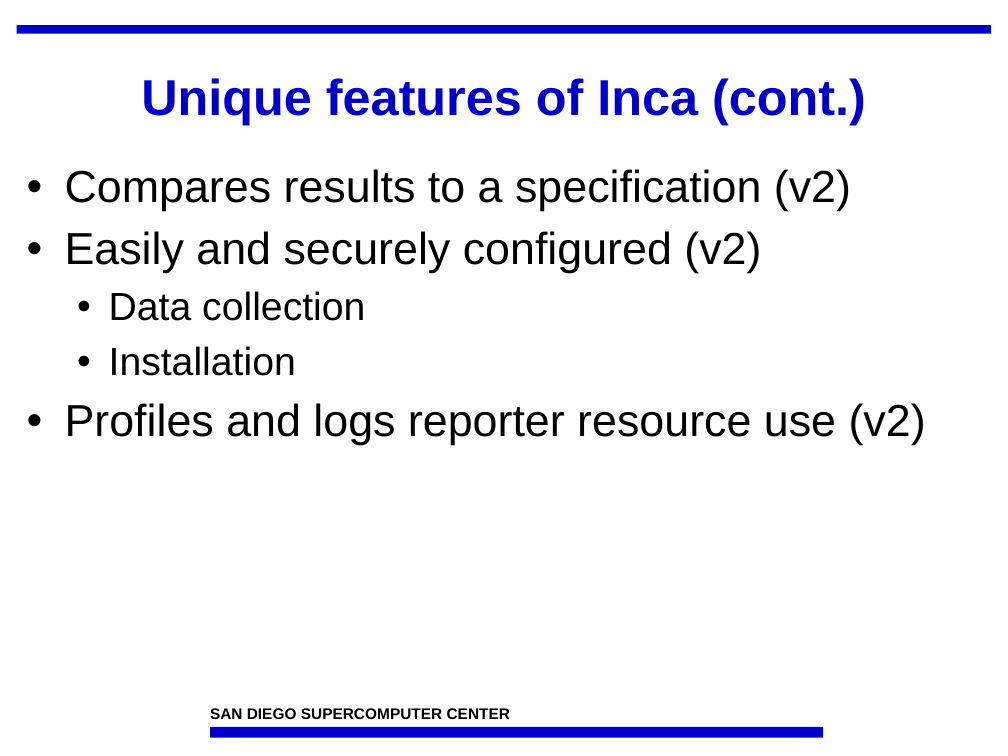
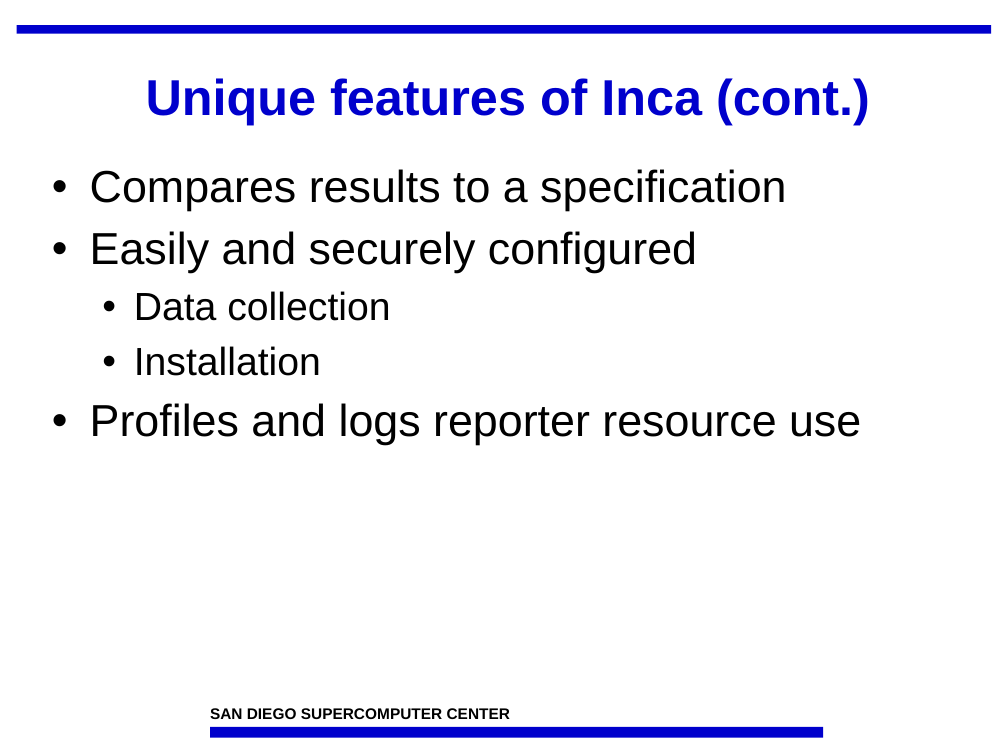
Before and after one commit to IncaProject/inca-xsede, a slide deck: slide 21 of talks/feb-06-workshop/overview.ppt (slide 20 before the commit). Drawn at 1008x756 pixels with LibreOffice and Linux fonts; fonts in the diff are those of the drawing; background and template pictures are left out. Boxes give left, top, right and bottom in pixels: in the first picture for what was removed or moved away, otherwise in the second. Text is boxed around its words. In the diff, an @@ line names an element or a change of style, - is before the commit and + after.

Commit message:
redid inca v1/v2 component slide

```diff
--- a/talks/feb-06-workshop/overview.ppt
+++ b/talks/feb-06-workshop/overview.ppt
@@ title "Unique features of Inca (cont.)": place and size @@
-title "Unique features of Inca (cont.)" at <box>141,78,866,125</box>
+title "Unique features of Inca (cont.)" at <box>146,78,870,125</box>
@@ text "Compares results to a specification": place and size @@
-text "Compares results to a specification" at <box>65,169,926,445</box>
+text "Compares results to a specification" at <box>90,169,861,445</box>
@@ text at <box>90,169,786,273</box>: text changed @@
-• Compares results to a specification (v2)
-• Easily and securely configured (v2)
+• Compares results to a specification
+• Easily and securely configured
@@ text at <box>90,403,861,445</box>: text changed @@
-• Profiles and logs reporter resource use (v2)
+• Profiles and logs reporter resource use
```
Also in this commit, not shown: 30 other slides changed, 2 slides added, 4 slides removed.
